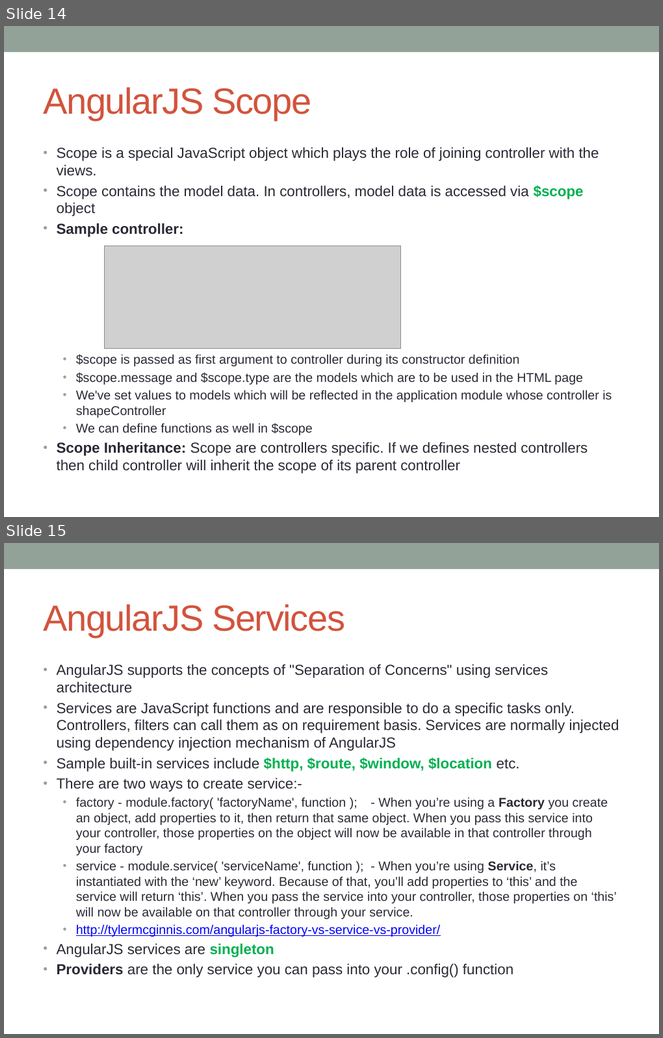
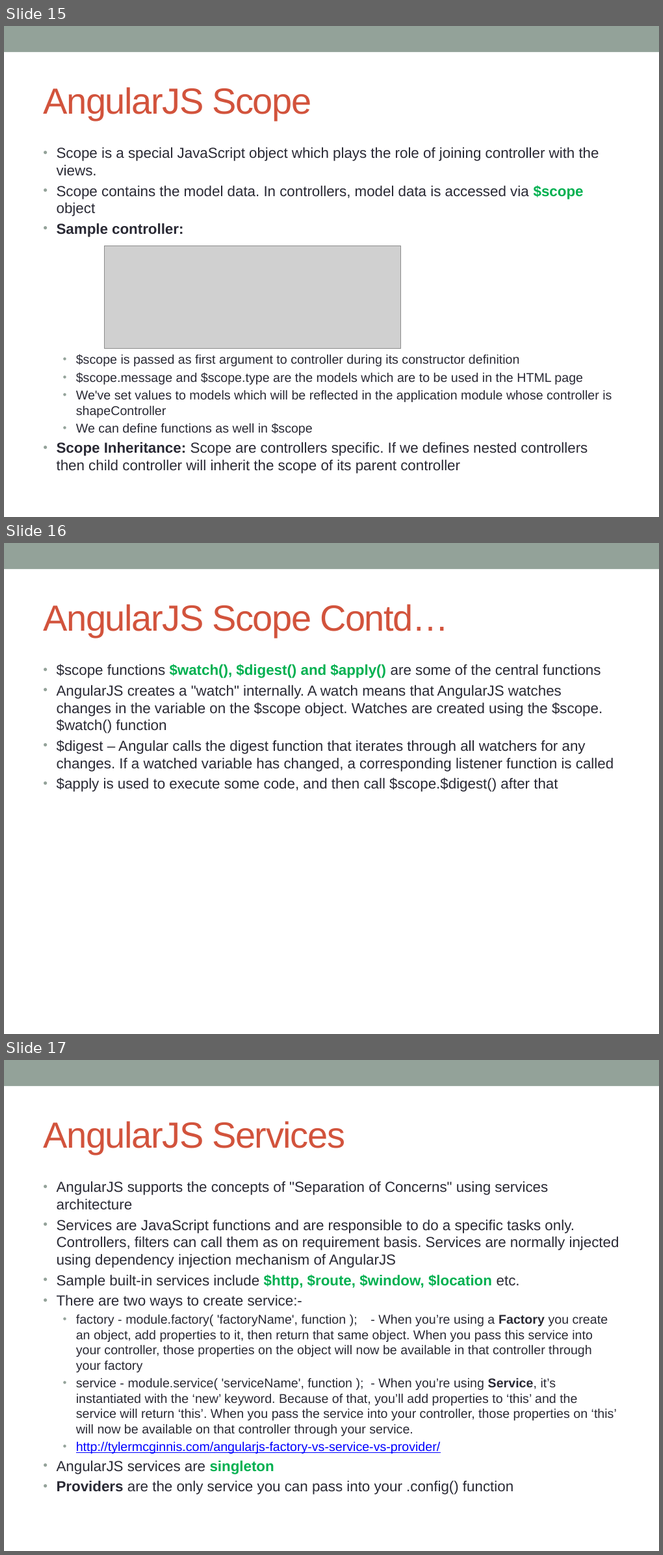
Before and after one commit to notionquest/ProjectDocumentation, a slide deck: AngularJS.pptx. Shown one above the other, each under a label of ours: slides 14 and 15 before the commit, slides 15, 16 and 17 after it. The pictures are 663x1038 and 663x1555 pixels, drawn with LibreOffice and Linux fonts; fonts in the diff are those of the drawing; grey boxes stand for pictures. Boxes give left, top, right and bottom in pixels: in the first picture for what was removed or moved away, otherwise in the second. Text is boxed around its words. In the diff, an @@ line names an element or a change of style, - is before the commit and + after.

```diff
--- a/AngularJS.pptx
+++ b/AngularJS.pptx
@@ slide 16 added at <box>4,543,659,1034</box>, background #FFFFFF; not listed: 1 template element that a slide beside it also shows @@
@@ title added at <box>43,604,449,637</box>, 40 pt, text #D2533C @@
+AngularJS Scope Contd…
@@ text added at <box>57,664,614,792</box>, 16 pt, text #292934 @@
+• $scope functions $watch(), $digest() and $apply() are some of the central functions
+• AngularJS creates a "watch" internally. A watch means that AngularJS watches changes in the variable on the $scope object. Watches are created using the $scope.$watch() function
+• $digest – Angular calls the digest function that iterates through all watchers for any changes. If a watched variable has changed, a corresponding listener function is called
+• $apply is used to execute some code, and then call $scope.$digest() after that
@@ what was slide 14 is now slide 15 @@
@@ what was slide 15 is now slide 17 @@
```
Also in this commit, not shown: 2 slides changed, 2 other slides added, 1 other file.
